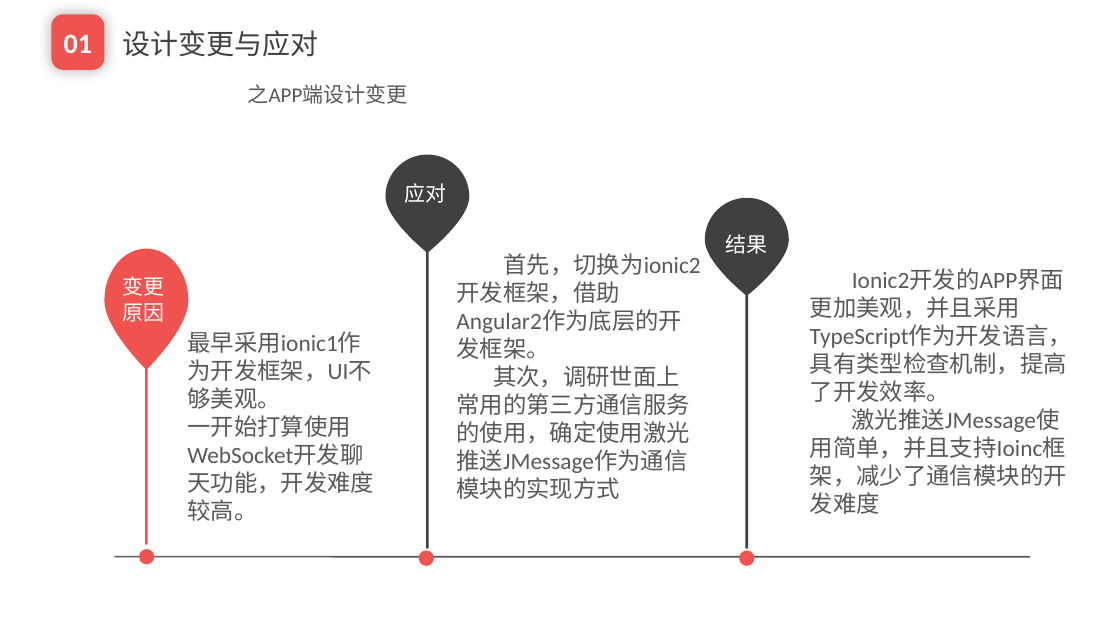
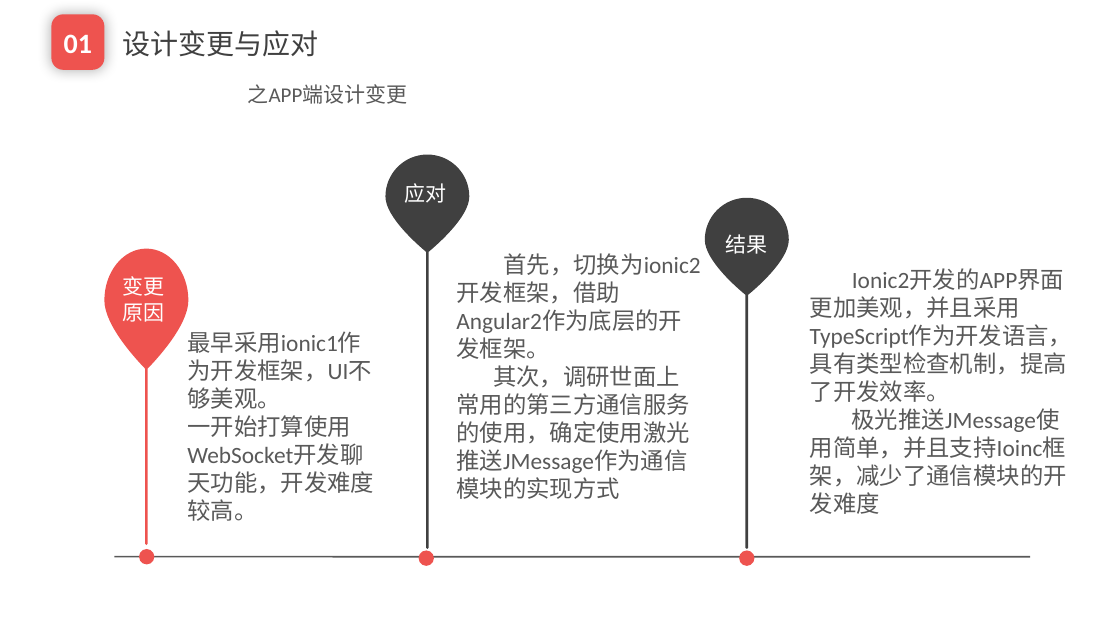
Before and after one commit to EnInternalChat/se2017, a slide deck: slide 22 of doc/3B报告.pptx (slide 21 before the commit). Drawn at 1120x630 pixels with LibreOffice and Linux fonts; fonts in the diff are those of the drawing; background and template pictures are left out. Boxes give left, top, right and bottom in pixels: in the first picture for what was removed or moved away, otherwise in the second. Text is boxed around its words. In the diff, an @@ line names an element or a change of style, - is before the commit and + after.

```diff
--- a/doc/3B报告.pptx
+++ b/doc/3B报告.pptx
@@ text at [810,408,1067,514]: text changed @@
-激光推送JMessage使用简单，并且支持Ioinc框架，减少了通信模块的开发难度
+极光推送JMessage使用简单，并且支持Ioinc框架，减少了通信模块的开发难度
```
Also in this commit, not shown: 6 other slides changed, 3 slides added, 3 other files.
